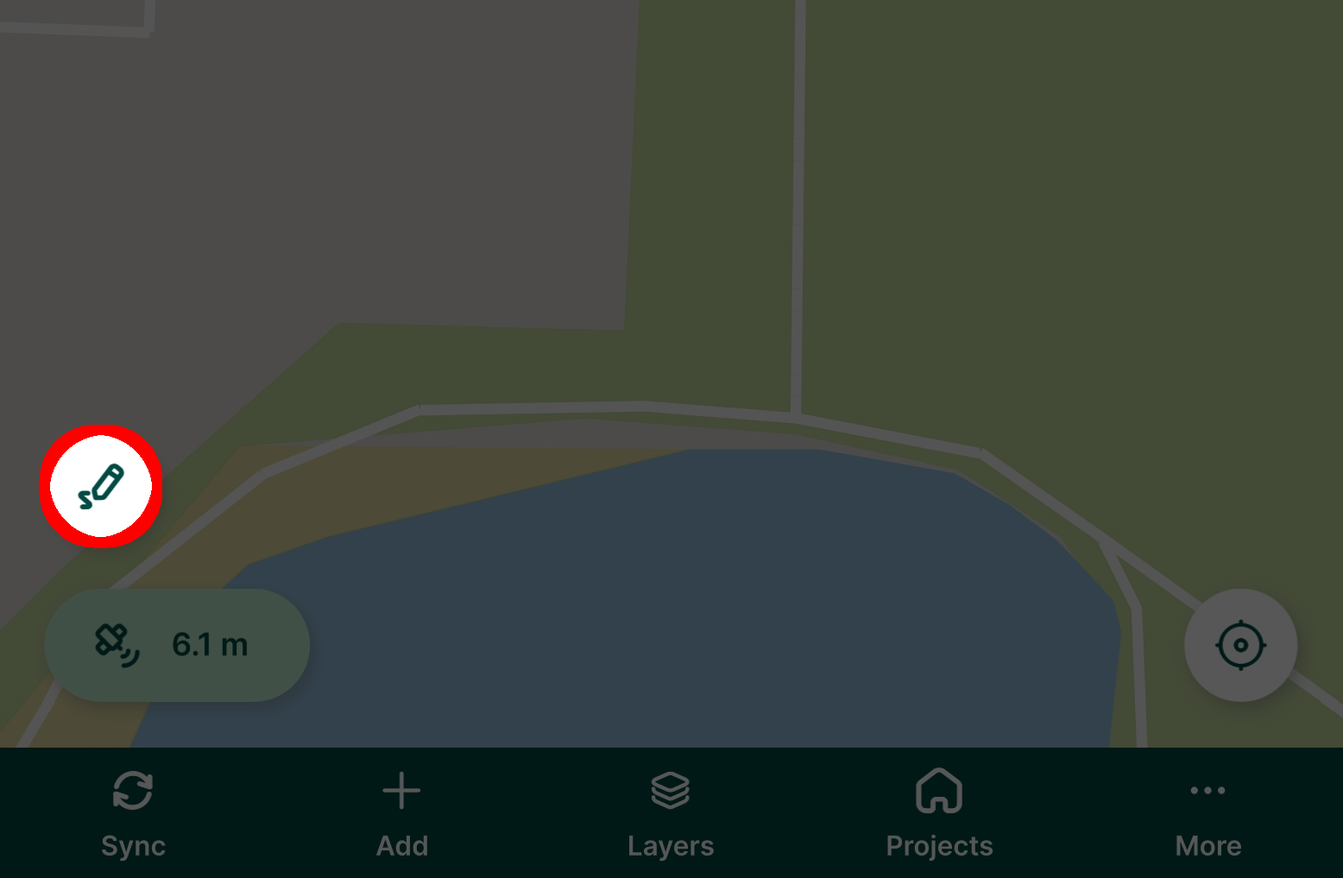
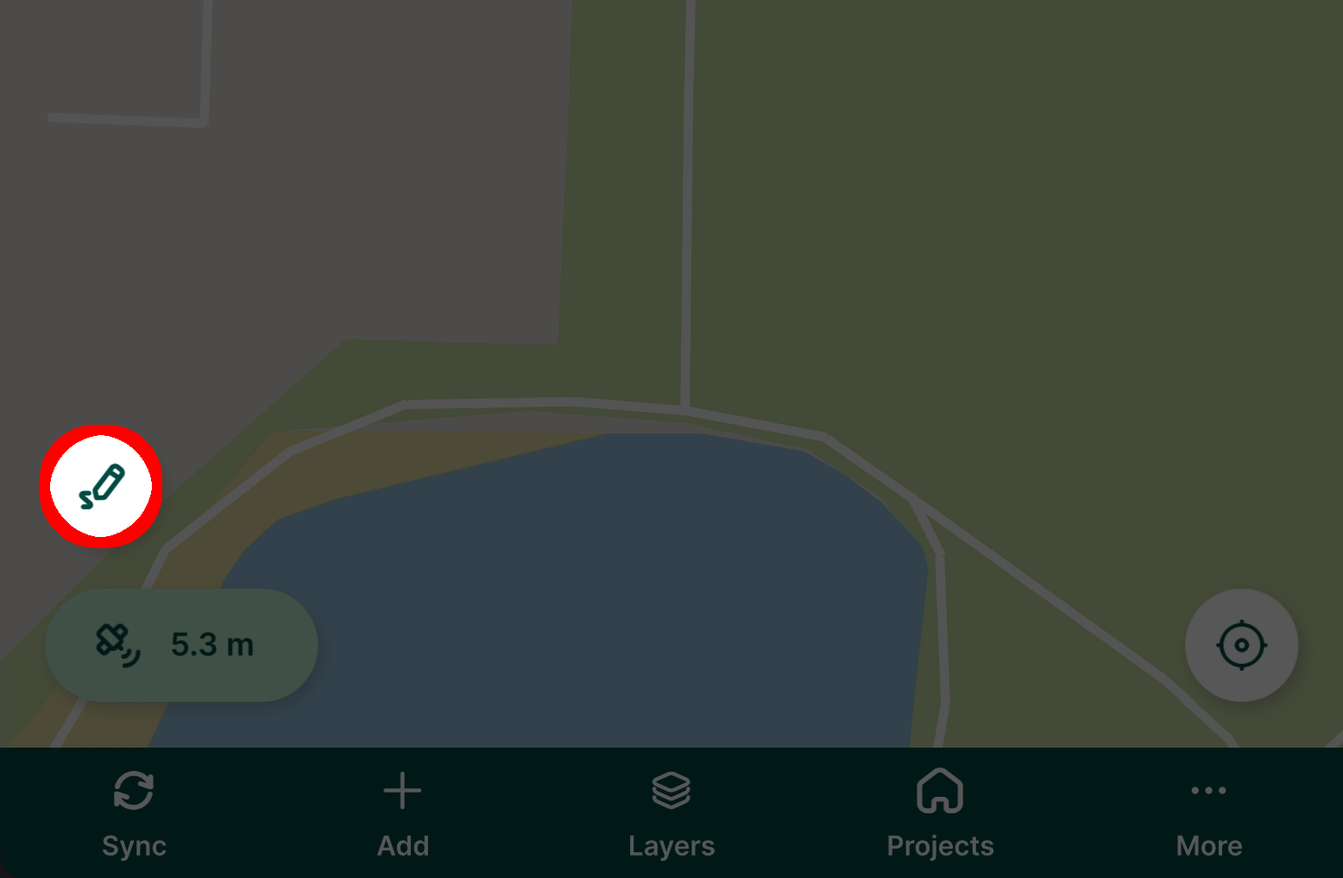
Before/after of a w=1343, h=878 layered artwork. What changed in the layer stack:
renamed "Screenshot_20250608_160448.jpg" to "Screenshot_20250724_170643_One UI Home.jpg copy", painted on it over [0, 0, 1343, 878]
